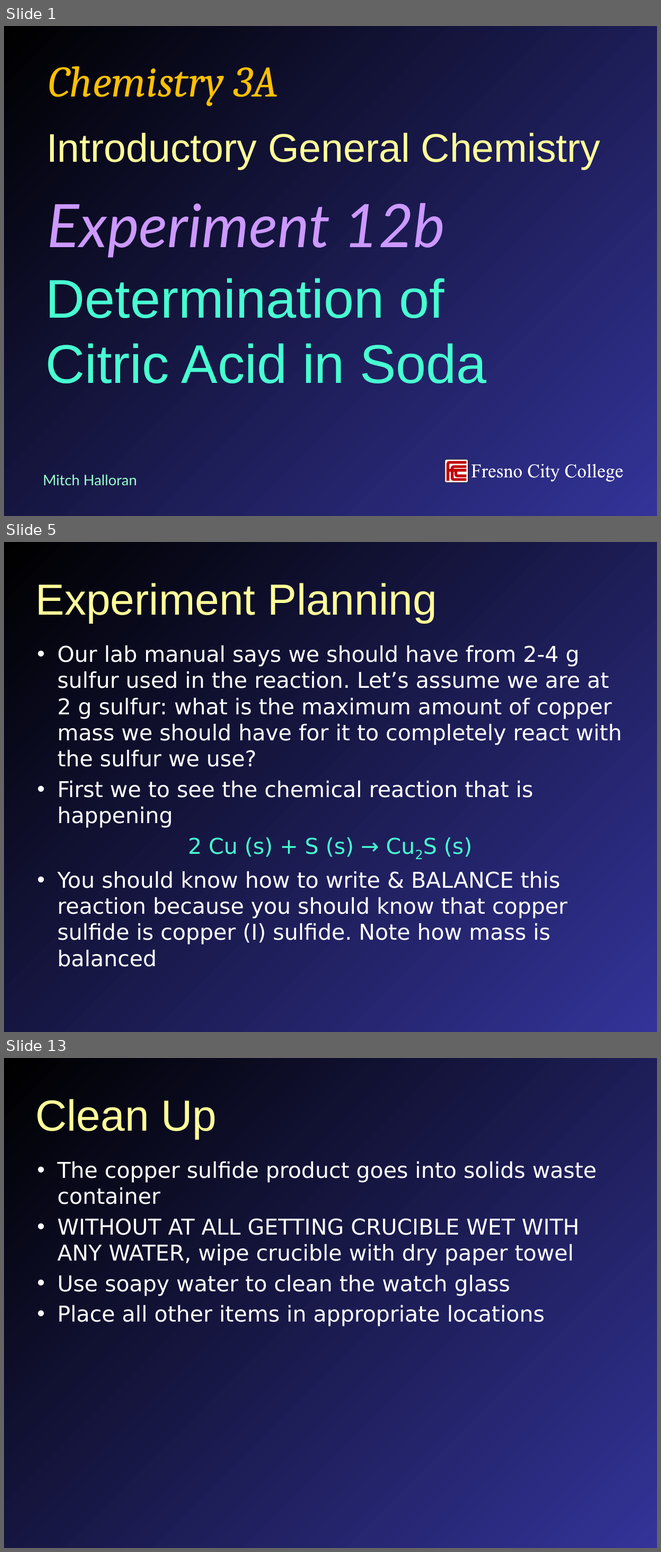
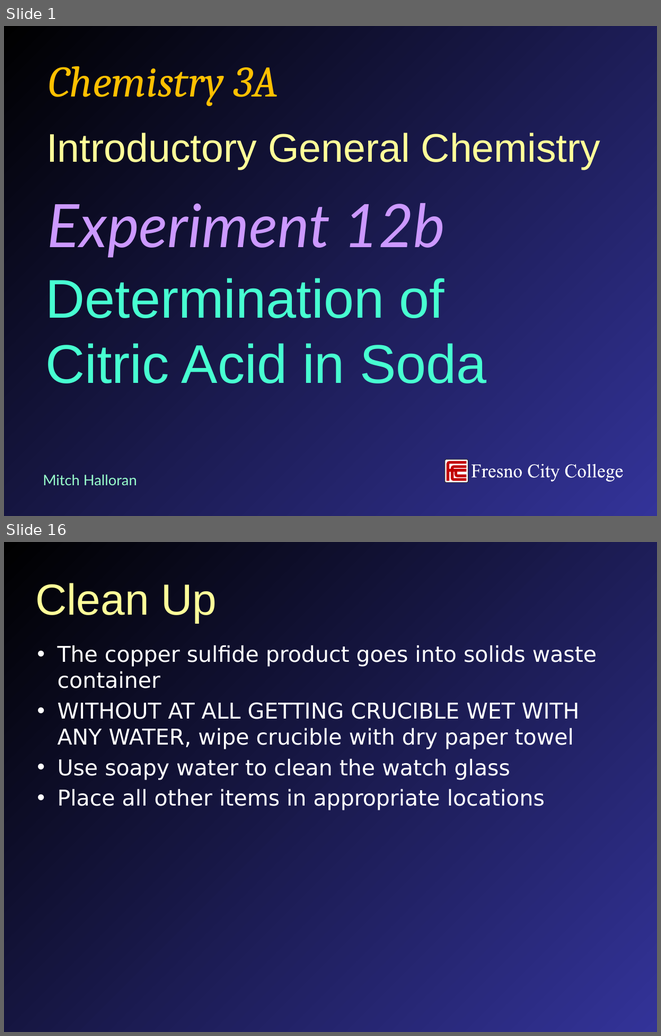
Before and after one commit to mavigozler/mavigozler.github.io, a slide deck: Teaching/Chemistry/Labs/FCC Chem 3A Expt 12b Determination of Citric Acid in Soda.pptx. Shown one above the other, each under a label of ours: slides 1, 5 and 13 before the commit, slides 1 and 16 after it; the slides between them are not shown. The pictures are 661x1552 and 661x1036 pixels, drawn with LibreOffice and Linux fonts; fonts in the diff are those of the drawing. Boxes give left, top, right and bottom in pixels: in the first picture for what was removed or moved away, otherwise in the second. Text is boxed around its words. In the diff, an @@ line names an element or a change of style, - is before the commit and + after.

```diff
--- a/Teaching/Chemistry/Labs/FCC Chem 3A Expt 12b Determination of Citric Acid in Soda.pptx
+++ b/Teaching/Chemistry/Labs/FCC Chem 3A Expt 12b Determination of Citric Acid in Soda.pptx
@@ slide 5 removed at <box>4,542,657,1032</box>, background gradient #000000 to #333399 @@
@@ title removed at <box>35,583,436,623</box> @@
-Experiment Planning
@@ text removed at <box>58,645,622,967</box> @@
-• Our lab manual says we should have from 2-4 g sulfur used in the reaction. Let’s assume we are at 2 g sulfur: what is the maximum amount of copper mass we should have for it to completely react with the sulfur we use?
-• First we to see the chemical reaction that is happening
-2 Cu (s) + S (s) → Cu2S (s)
-• You should know how to write & BALANCE this reaction because you should know that copper sulfide is copper (I) sulfide. Note how mass is balanced
@@ what was slide 13 is now slide 16 @@
```
Also in this commit, not shown: 5 slides changed, 9 slides added, 5 other slides removed, 6 other files.
